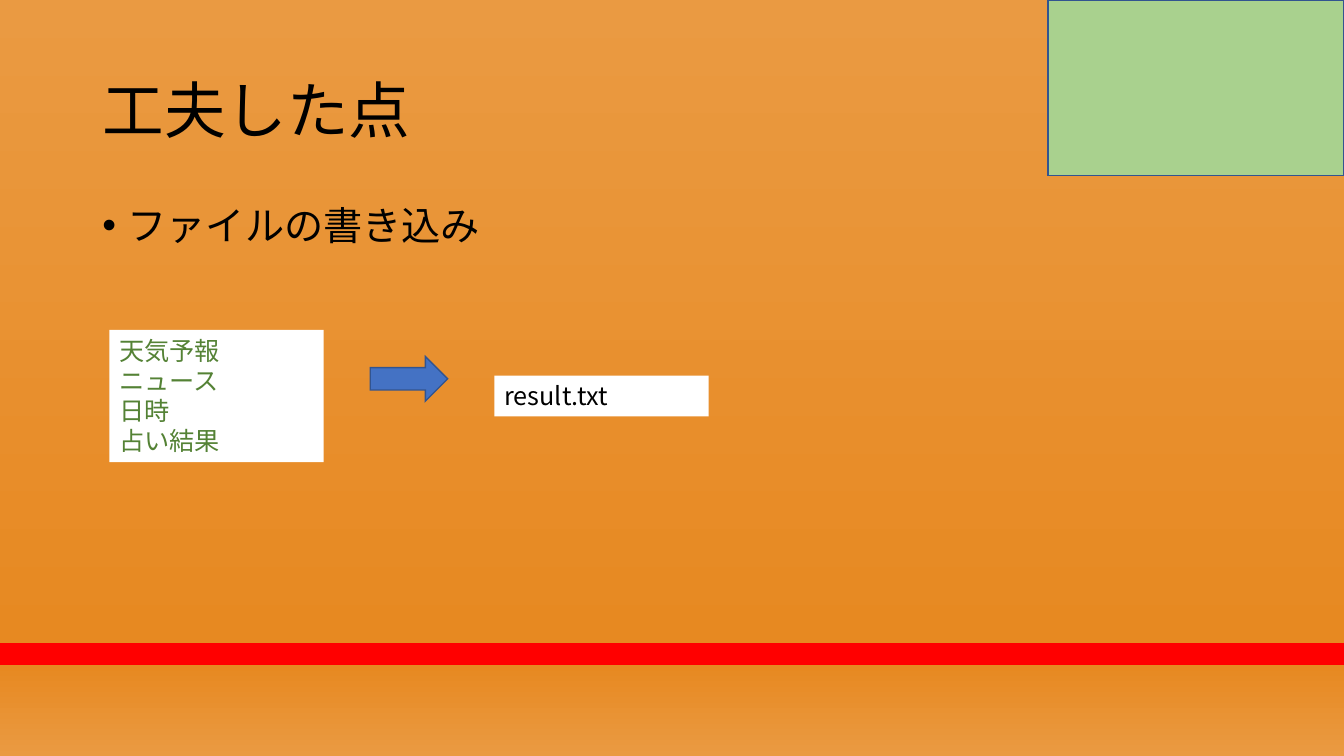
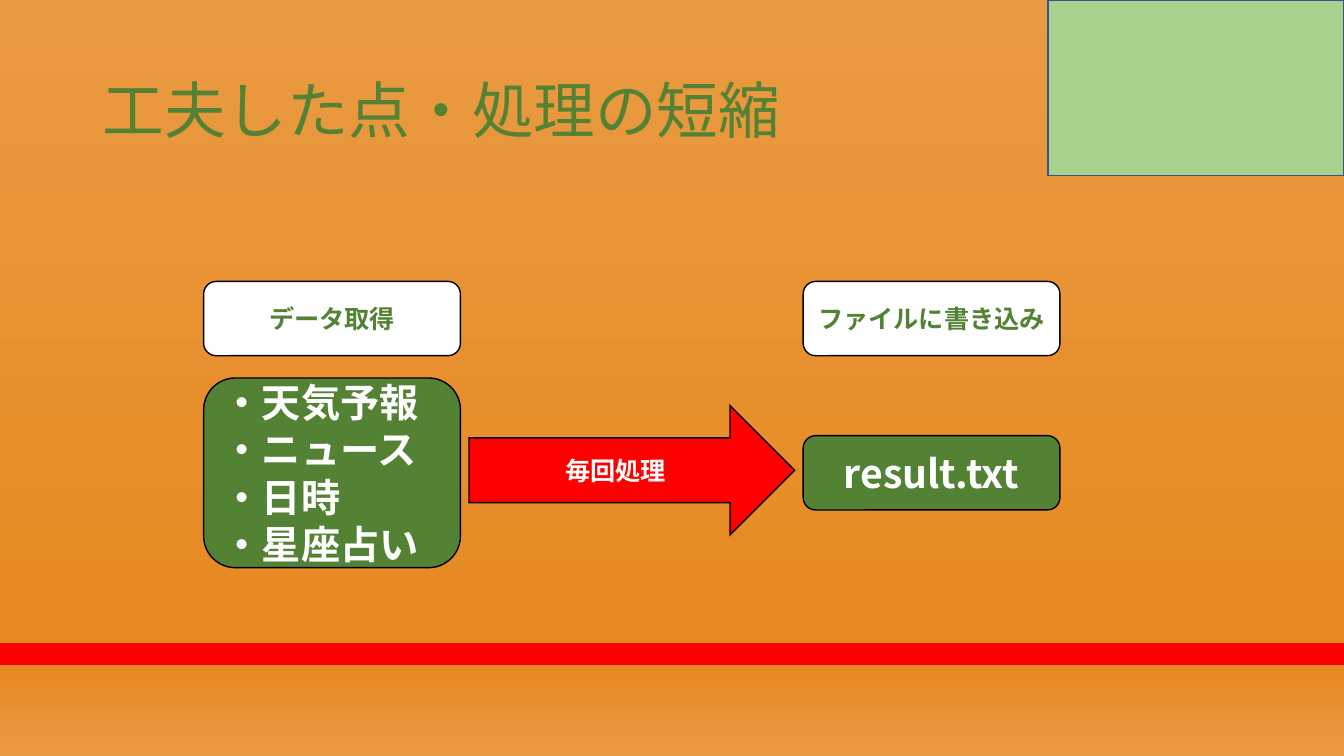
Before and after one commit to RikiishiSuzunosuke/AIspeaker_yosie, a slide deck: slide 14 of presentation/第二回プレゼン_アウトライン.pptx. Drawn at 1344x756 pixels with LibreOffice and Linux fonts; fonts in the diff are those of the drawing. Boxes give left, top, right and bottom in pixels: in the first picture for what was removed or moved away, otherwise in the second. Text is boxed around its words. In the diff, an @@ line names an element or a change of style, - is before the commit and + after.

```diff
--- a/presentation/第二回プレゼン_アウトライン.pptx
+++ b/presentation/第二回プレゼン_アウトライン.pptx
@@ title at <box>102,81,780,138</box>: text changed; text colour #000000 to #548235 @@
-工夫した点
+工夫した点・処理の短縮
@@ rounded rectangle added at <box>204,281,461,356</box>, fill #FFFFFF, outline #000000 1 pt, 18 pt, text #548235, bold @@
+データ取得
@@ rounded rectangle "ファイルに書き込み": place and size @@
-rounded rectangle "ファイルに書き込み" at <box>128,207,480,244</box>
+rounded rectangle "ファイルに書き込み" at <box>804,281,1061,356</box>
@@ rounded rectangle "ファイルに書き込み" at <box>804,281,1061,356</box>: vertical alignment top to middle; fill none to #FFFFFF; outline none to #000000 1 pt @@
@@ text in rounded rectangle at <box>818,306,1045,331</box>: text changed; size 28 to 18 pt; text colour #000000 to #548235; bold on @@
-• ファイルの書き込み
+ファイルに書き込み
@@ rectangle removed at <box>109,330,324,462</box> @@
-天気予報
-ニュース
-日時
-占い結果
@@ right arrow removed at <box>370,357,448,401</box> @@
@@ rounded rectangle added at <box>204,378,461,568</box>, fill #548235, outline #000000 1 pt, 28 pt, text #FFFFFF, bold @@
+・天気予報
+・ニュース
+・日時
+・星座占い
@@ right arrow added at <box>469,405,795,534</box>, fill #FF0000, outline #000000 1 pt, 18 pt, text #FFFFFF, bold @@
+毎回処理
@@ rounded rectangle "result.txt": place and size @@
-rounded rectangle "result.txt" at <box>495,376,710,416</box>
+rounded rectangle "result.txt" at <box>804,436,1061,510</box>
@@ rounded rectangle "result.txt" at <box>804,436,1061,510</box>: size 18 to 28 pt, text colour #000000 to #FFFFFF, bold on; alignment left to centre; vertical alignment top to middle; rectangle to rounded rectangle; fill #FFFFFF to #548235; outline none to #000000 1 pt @@
```
Also in this commit, not shown: 10 other slides changed, 1 other file.
